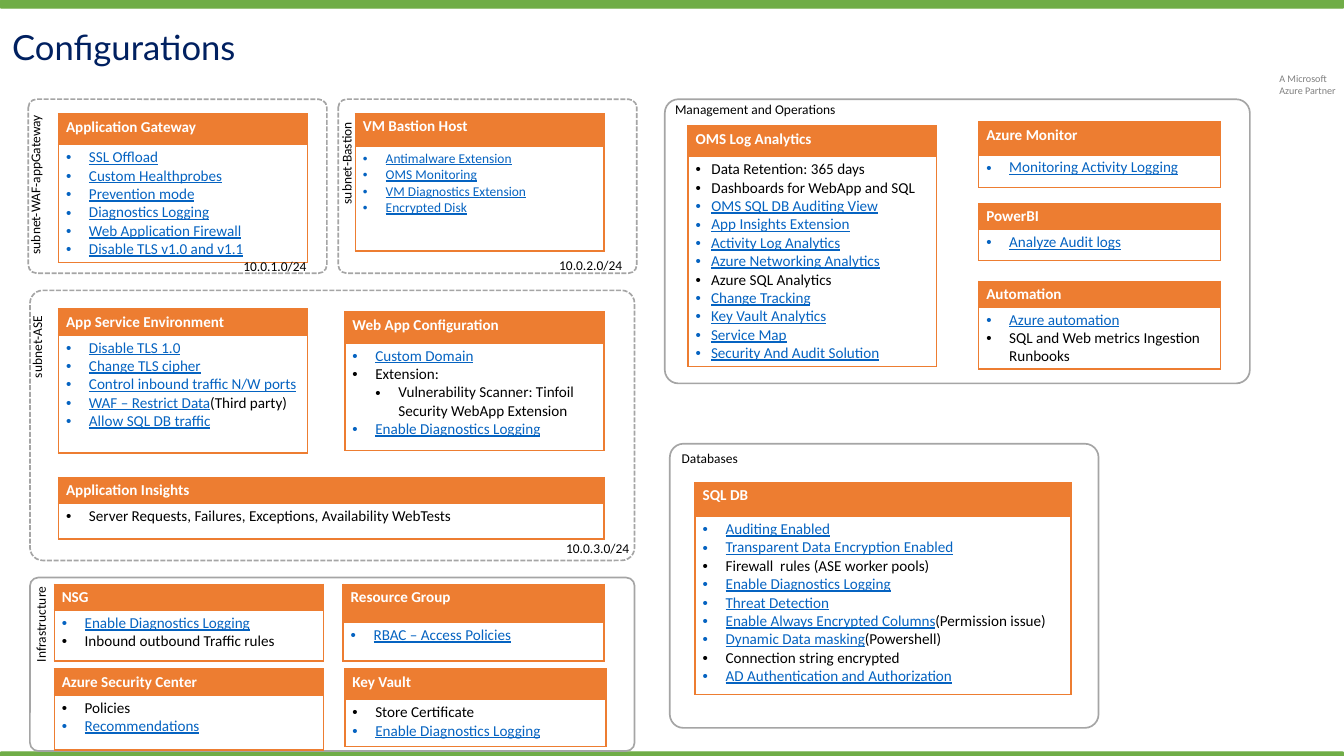
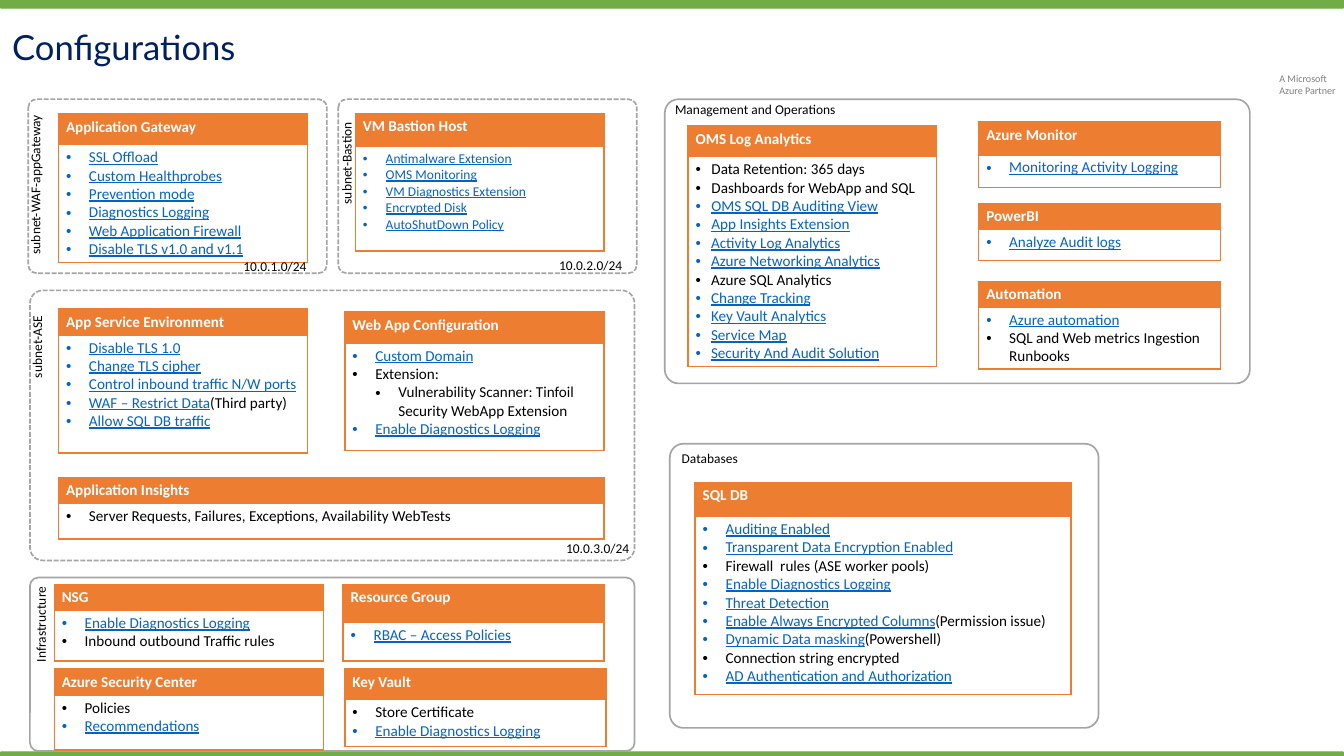
Before and after one commit to Cloudneeti/pci-paas-webapp-ase-sqldb-appgateway-keyvault-oms, a slide deck: slide 5 of documents/Azure_PCI_PaaS_Management_Reference_Architecture.pptx. Drawn at 1344x756 pixels with LibreOffice and Linux fonts; fonts in the diff are those of the drawing; background and template pictures are left out. Boxes give left, top, right and bottom in pixels: in the first picture for what was removed or moved away, otherwise in the second. Text is boxed around its words. In the diff, an @@ line names an element or a change of style, - is before the commit and + after.

```diff
--- a/documents/Azure_PCI_PaaS_Management_Reference_Architecture.pptx
+++ b/documents/Azure_PCI_PaaS_Management_Reference_Architecture.pptx
@@ table at [356, 114, 605, 252] @@
-row 2, column 1: Antimalware Extension / OMS Monitoring / VM Diagnostics Extension / Encrypted Disk
+row 2, column 1: Antimalware Extension / OMS Monitoring / VM Diagnostics Extension / Encrypted Disk / AutoShutDown Policy
```
Also in this commit, not shown: 8 other files.
